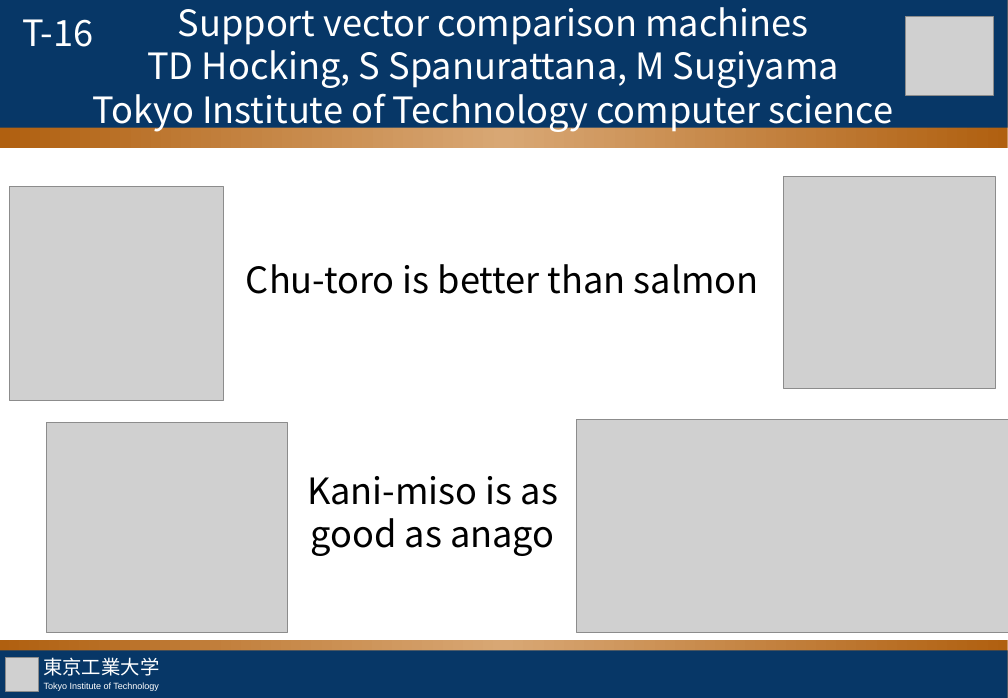
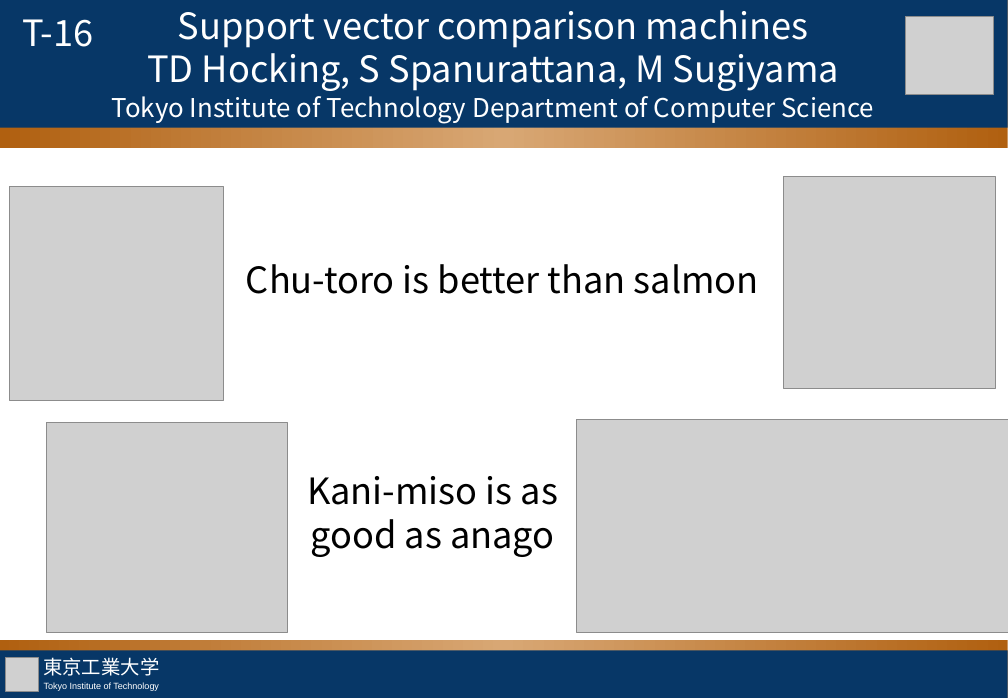
Before and after one commit to tdhock/compare-poster, a slide deck: slide 1 of HOCKING-SVMcompare-sushi-slide.pptx. Drawn at 1008x698 pixels with LibreOffice and Linux fonts; fonts in the diff are those of the drawing; grey boxes stand for pictures; background and template pictures are left out. Boxes give left, top, right and bottom in pixels: in the first picture for what was removed or moved away, otherwise in the second. Text is boxed around its words. In the diff, an @@ line names an element or a change of style, - is before the commit and + after.

Commit message:
Department of computer science, align sushi

```diff
--- a/HOCKING-SVMcompare-sushi-slide.pptx
+++ b/HOCKING-SVMcompare-sushi-slide.pptx
@@ text at (93, 86, 894, 132): paragraph removed @@
-Tokyo Institute of Technology computer science
@@ text added at (112, 90, 874, 123), 20 pt, text #FFFFFF @@
+Tokyo Institute of Technology Department of Computer Science
```
Also in this commit, not shown: 1 other file.
